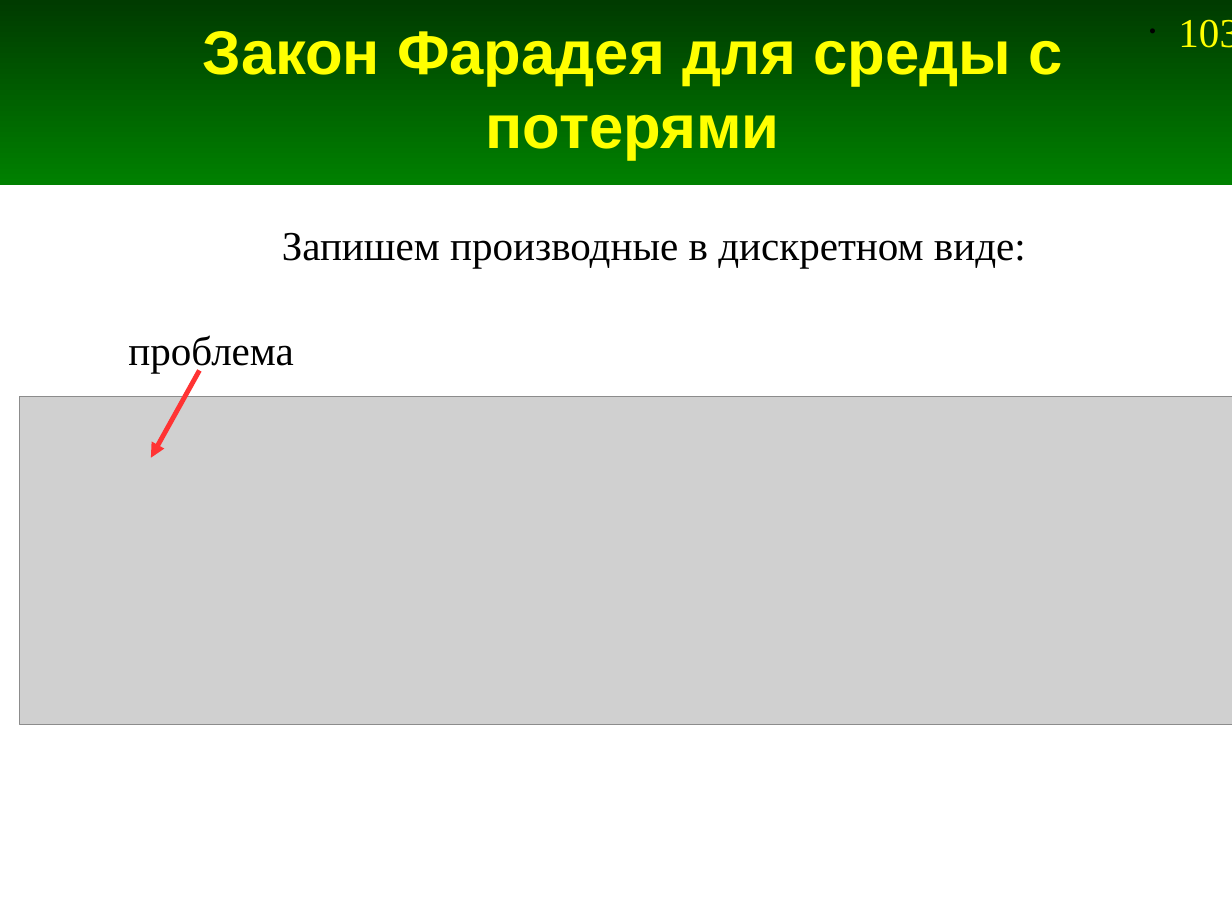
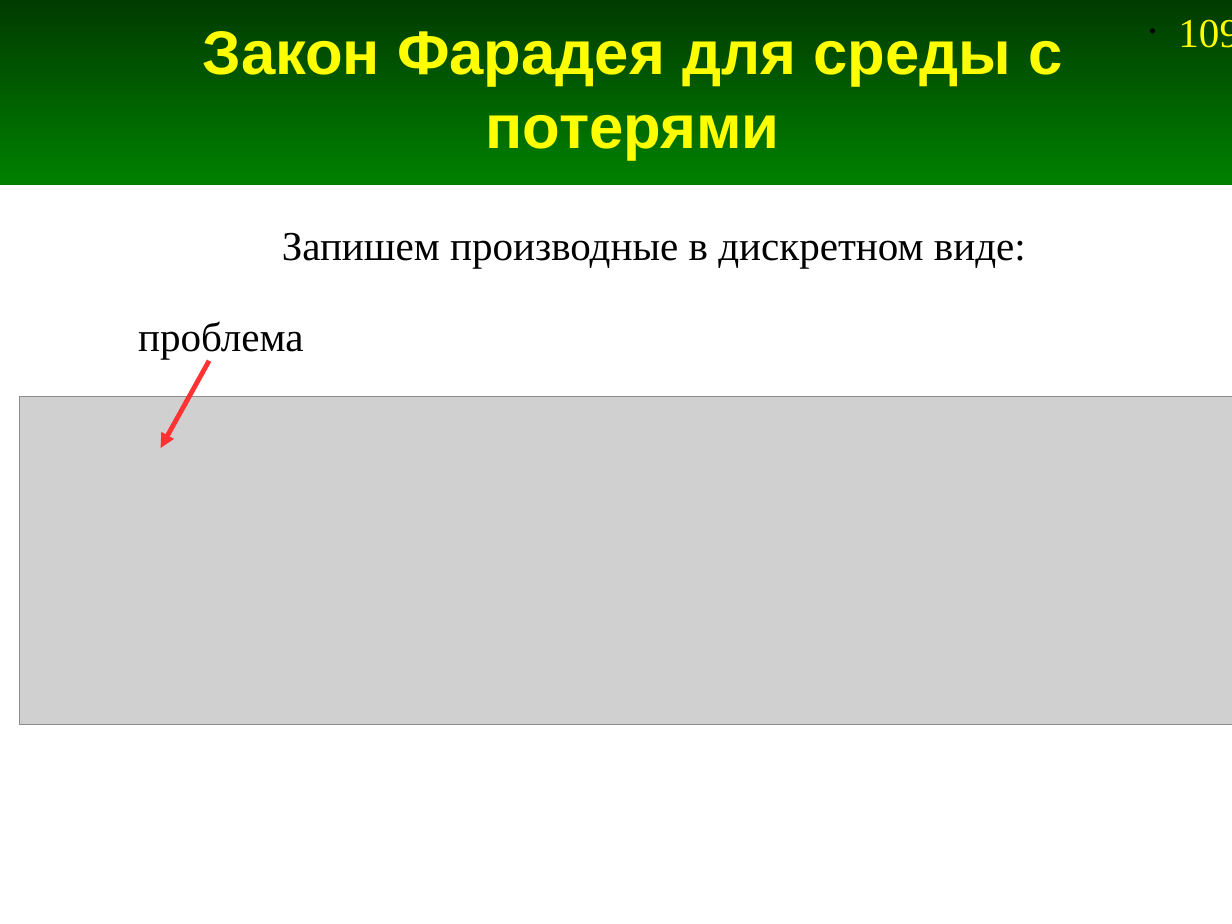
Before and after one commit to andris0147sv/modelling, a slide deck: slide 109 of presentations/2. FDTD.odp (slide 103 before the commit). Drawn at 1232x924 pixels with LibreOffice and Linux fonts; fonts in the diff are those of the drawing; grey boxes stand for pictures. Boxes give left, top, right and bottom in pixels: in the first picture for what was removed or moved away, otherwise in the second. Text is boxed around its words. In the diff, an @@ line names an element or a change of style, - is before the commit and + after.

```diff
--- a/presentations/2. FDTD.odp
+++ b/presentations/2. FDTD.odp
@@ page number at [1178, 19, 1232, 48]: text changed @@
-• 103
+• 109
@@ text "проблема": place and size @@
-text "проблема" at [128, 335, 294, 373]
+text "проблема" at [138, 321, 304, 359]
@@ arrow moved from (200, 371) - (150, 458) to (209, 361) - (160, 448) @@
```
Also in this commit, not shown: 10 other slides changed, 6 slides added, 1 slide removed, 5 other files.
